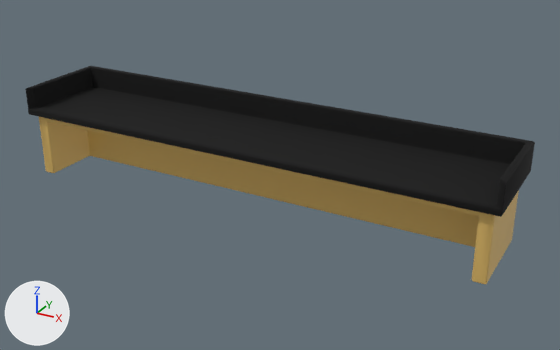
One commit to the FBX model LSDJam/Assets/Environment/DoctorsOffice/SM/SM_ReceptionistDesk.fbx: the scene before it, then after it.
The view is the same before and after, from a 50 mm camera at (4.66, -20.32, 4.41) aimed at (0.3, -12.39, 0.45). The axes (+X, +Y, +Z) are drawn at lower left. The lights are the same throughout. Where no turn or scale is listed for an object, it has been applied to the vertices.

In view in the first picture: 'ReceptionistDesk'.
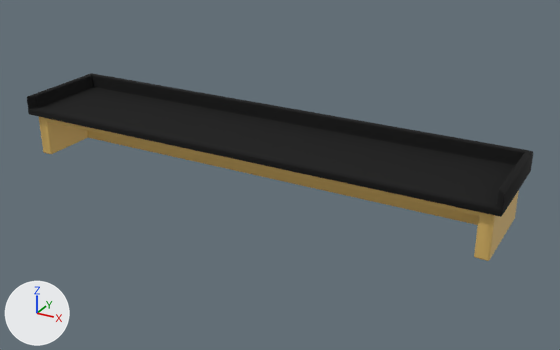
Where the newer file only moved an object's origin or applied its transform, the numbers keep the older frame.

Where the change shows, as pixel boxes [x1, y1, x2, y2] in the pictures (560 x 350 px):
'ReceptionistDesk', reshaped (14% shorter)
    before: [25, 66, 535, 284]
    after: [27, 73, 533, 261]

What changed in the scene script:
```text
Change me_cube_003:
    used by ob_receptionistdesk; location = (-0.001, -12.562, 0.015)
    remove me_cube_003.from_pydata(...)  # 424 vertices, 436 faces; spans x -3.24..3.25, y -0.56..0.75, z 0.0..1.25
    add me_cube_003.from_pydata(...)  # 424 vertices, 436 faces; spans x -3.24..3.25, y -0.56..0.75, z 0.29..1.13
    me_cube_003 part 1: 192 of the vertices in x -3.24..3.25, y -0.55..0.75, z 0.0..1.25 are scaled about their middle by (1, 1, 0.668), then moved by (0.0, 0.0, 0.09)
```
